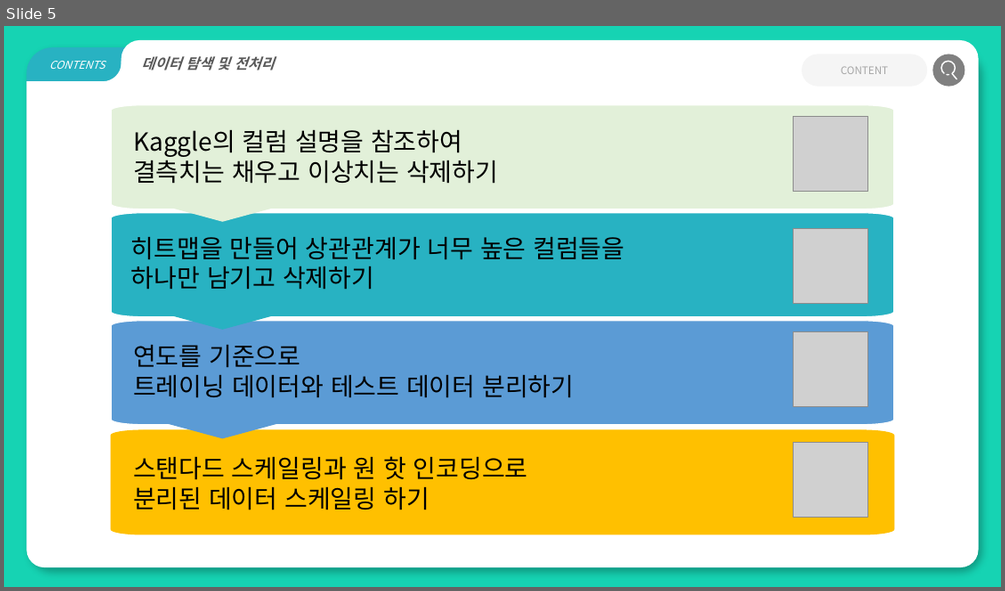
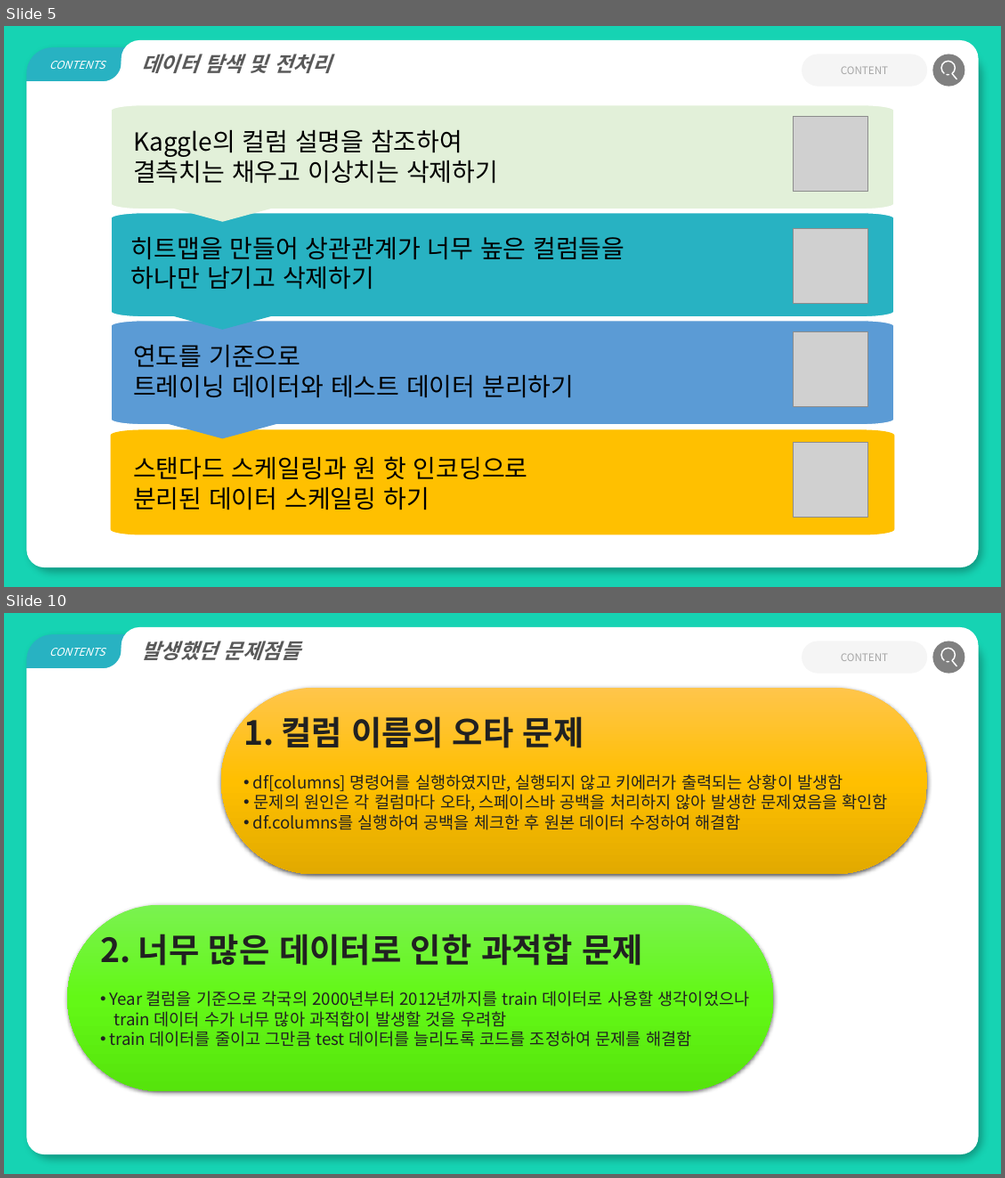
Before and after one commit to good-thing/life_exam, a slide deck: 특강 프로젝트 PPT.pptx. Shown one above the other, each under a label of ours: slide 5 before the commit, slides 5 and 10 after it; the slides between them are not shown. The pictures are 1005x591 and 1005x1178 pixels, drawn with LibreOffice and Linux fonts; fonts in the diff are those of the drawing; grey boxes stand for pictures. Boxes give left, top, right and bottom in pixels: in the first picture for what was removed or moved away, otherwise in the second. Text is boxed around its words. In the diff, an @@ line names an element or a change of style, - is before the commit and + after.

```diff
--- a/특강 프로젝트 PPT.pptx
+++ b/특강 프로젝트 PPT.pptx
@@ slide 10 added at [4,613,1001,1174], background #16D3B3 @@
@@ group added at [26,627,979,1154]: 3 round same rects, 2 arc (boxed as its full ellipse)s, 1 freeform shape, 1 text, 1 rounded rectangle, 1 ellipse, 1 line @@
+    발생했던 문제점들
+CONTENTS
+CONTENT
@@ rounded rectangle added at [222,688,928,874], fill gradient #FFC64B to #FFC000 to #E3AB00 @@
@@ text added at [253,716,888,830], 16 pt, text #212121 @@
+1. 컬럼 이름의 오타 문제
+• df[columns] 명령어를 실행하였지만, 실행되지 않고 키에러가 출력되는 상황이 발생함
+• 문제의 원인은 각 컬럼마다 오타, 스페이스바 공백을 처리하지 않아 발생한 문제였음을 확인함
+• df.columns를 실행하여 공백을 체크한 후 원본 데이터 수정하여 해결함
@@ rounded rectangle added at [67,905,774,1091], fill gradient #7AF350 to #64F917 to #56E50D @@
@@ text added at [100,933,750,1046], 16 pt, text #212121 @@
+2. 너무 많은 데이터로 인한 과적합 문제
+• Year 컬럼을 기준으로 각국의 2000년부터 2012년까지를 train 데이터로 사용할 생각이었으나
+  train 데이터 수가 너무 많아 과적합이 발생할 것을 우려함
+• train 데이터를 줄이고 그만큼 test 데이터를 늘리도록 코드를 조정하여 문제를 해결함
@@ slide 5 changed as well @@
@@ round same rect "데이터 탐색 및 전처리" at [121,40,979,81]: size 14 to 20 pt @@
```
Also in this commit, not shown: 7 other slides changed, 2 other slides added, 1 other file.
